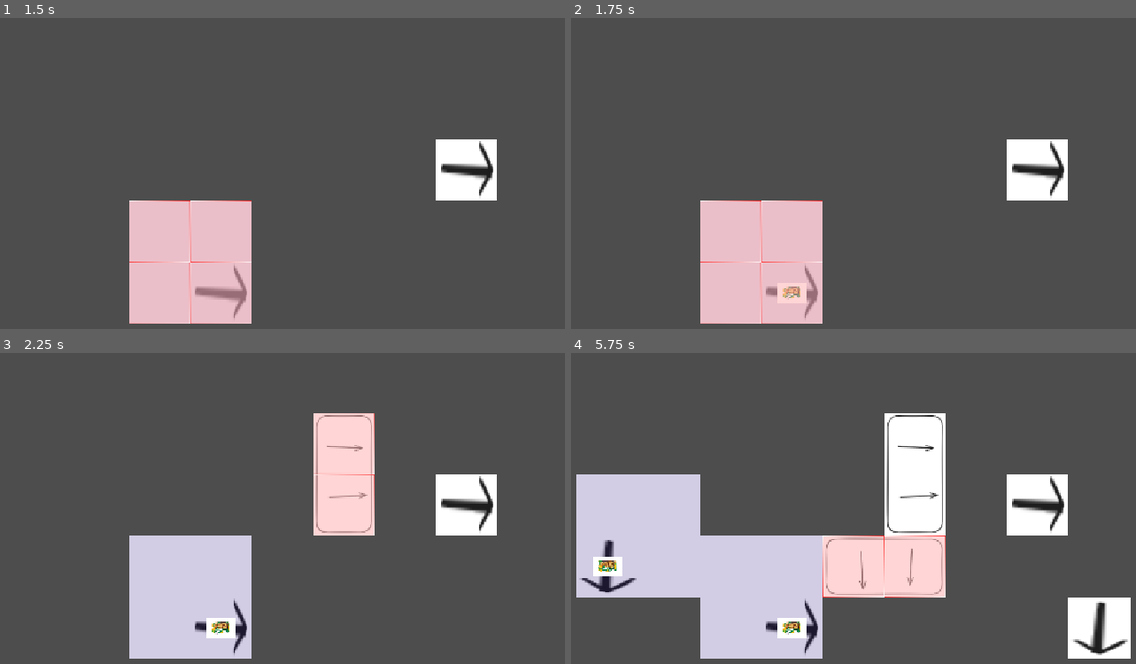
Above: before the commit, frames 1-4 (two rows, left to right).
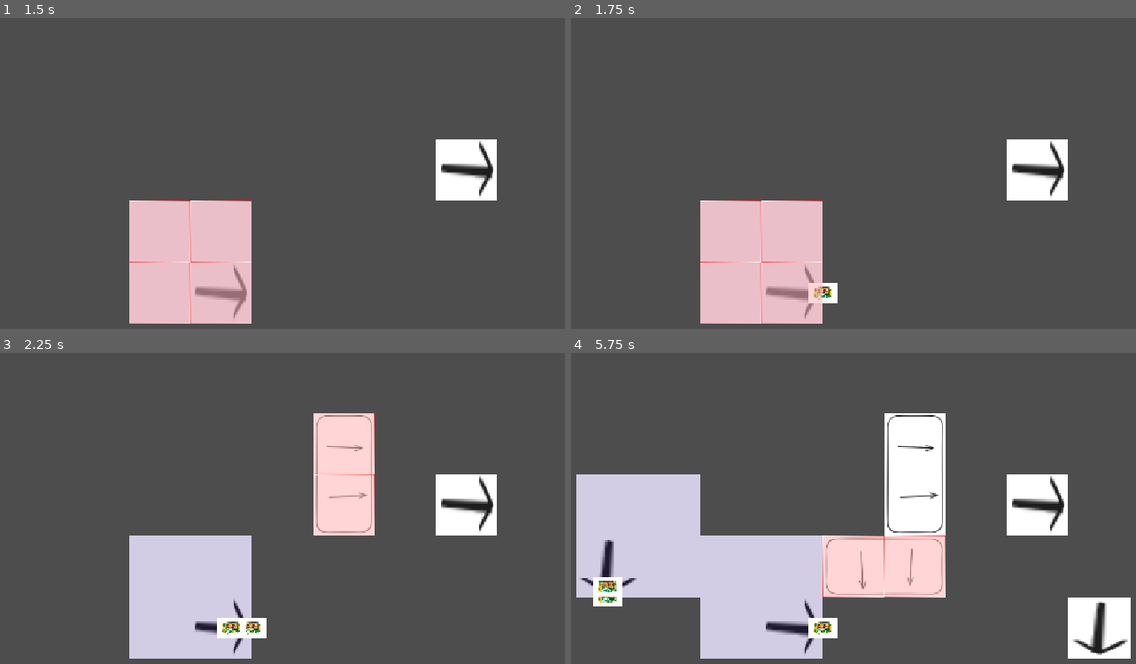
Above: after the commit, the same moments.

Repository: Schlutzkrapfen/Camara-Game
Game: Godot game, scene res://Levels/main_scene.tscn
The game is run twice, just before and just after one commit, with the same random seed, the same clock (stepped at 60 frames per second) and the same inputs.
Inputs (mouse positions are in pixels of both pictures, inside the frame that each line leads up to):
- Up to frame 1 (1.5 s): tap Enter at 0.5 s; move the mouse to (452, 198) at 0.52 s; tap 1 (Belt) at 0.6 s; click (452, 198) at 0.67 s; tap Space at 1.25 s; move the mouse to (158, 238) at 1.27 s; tap ' (Goo_maker) at 1.35 s; click (158, 238) at 1.42 s
- Up to frame 2 (1.75 s): no input
- Up to frame 3 (2.25 s): tap Enter at 2 s; move the mouse to (367, 464) at 2.02 s; tap 2 (Splitter) at 2.1 s; click (367, 464) at 2.17 s
- Up to frame 4 (5.75 s): move the mouse to (836, 632) at 2.77 s; tap R (roration) at 2.85 s; click (836, 632) at 2.92 s; tap Space at 3.5 s; move the mouse to (1079, 611) at 3.52 s; tap 1 (Belt) at 3.6 s; click (1079, 611) at 3.67 s; move the mouse to (655, 492) at 4.27 s; tap ' (Goo_maker) at 4.35 s; click (655, 492) at 4.42 s; move the mouse to (904, 552) at 5.02 s; tap 2 (Splitter) at 5.1 s; click (904, 552) at 5.17 s

Frame 1 is identical in both runs. In frame 2, 0.5% of the frame differs, in the area x 36-48%, y 85-92%; in frame 3, 0.6%; in frame 4, 1.5%, in the area x 3-48%, y 65-92%.
Error before the commit: Modulo by zero error in operator '%'. (res://script/spawner.gd:27)

Commit message:
items move

Diff:
--- /dev/null
+++ b/Levels/flow_field.gd
@@ -0,0 +1,47 @@
+extends Node
+@export var main_tile_map: TileMapLayer
+@export var speed:int =  1000
+var flowfield:Dictionary[Vector2,Global.TileTransform]
+var list_items:Array[Sprite2D]
+# Called when the node enters the scene tree for the first time.
+func _ready() -> void:
+	pass # Replace with function body.
+
+func append_flowfield(vec:Vector2, Rotation:Global.TileTransform):
+	flowfield.get_or_add(vec,Rotation)
+
+# Called every frame. 'delta' is the elapsed time since the previous frame.
+func append_list_items(node:Sprite2D):
+	list_items.append(node)
+func _process(delta: float) -> void:
+	for item in list_items:
+		var grid_pos: Vector2 = main_tile_map.local_to_map(item.global_position)
+		if flowfield.has(grid_pos):
+			var transform_data:Global.TileTransform = flowfield[grid_pos]
+			move_item(item,delta,transform_data,main_tile_map.to_global(main_tile_map.map_to_local(grid_pos)))
+
+
+func move_item(node:Sprite2D,delta:float,transform_data:Global.TileTransform,flowfield_global_pos:Vector2):
+	match transform_data:
+		Global.TileTransform.ROTATE_0:
+			print(flowfield_global_pos)
+			print(node.global_position)
+
+			var target_y := flowfield_global_pos.y
+
+			node.global_position.y = move_toward(node.position.y, target_y, speed * delta)
+			node.position.x += speed * delta
+		Global.TileTransform.ROTATE_90:
+			var target_x := flowfield_global_pos.x
+			node.position.x = move_toward(node.position.x, target_x, speed * delta)
+			node.position.y += speed * delta
+		Global.TileTransform.ROTATE_180:
+			var target_y := flowfield_global_pos.y
+			node.position.y = move_toward(node.position.y, target_y, speed * delta)
+			node.position.x -= speed * delta
+		Global.TileTransform.ROTATE_270:
+			var target_x := flowfield_global_pos.x
+			node.position.x = move_toward(node.position.x, target_x, speed * delta)
+			node.position.y -= speed * delta
+		_:
+			pass
--- a/Levels/main_scene.tscn
+++ b/Levels/main_scene.tscn
@@ -8,6 +8,7 @@
 [ext_resource type="Texture2D" uid="uid://b5w0sxaixnlhk" path="res://assets/Protype Factory/splitter.png" id="3_wr0fo"]
 [ext_resource type="Texture2D" uid="uid://cjxdymamhuqj0" path="res://assets/Protype Factory/goofactory.png" id="4_mc1i1"]
 [ext_resource type="Script" uid="uid://b7r4n585kvy5" path="res://script/spawner.gd" id="4_p8lrm"]
+[ext_resource type="Script" uid="uid://bko1gb6s0qt05" path="res://Levels/flow_field.gd" id="6_8rkvs"]
 [ext_resource type="Script" uid="uid://bi4ewvw0hvmxg" path="res://script/switch_factory.gd" id="8_wjs4o"]
 
 [sub_resource type="TileSetAtlasSource" id="TileSetAtlasSource_mne4e"]
@@ -66,13 +67,19 @@
 tile_set = SubResource("TileSet_nacyp")
 script = ExtResource("4_p8lrm")
 
+[node name="FlowField" type="Node" parent="MainTailMap" unique_id=20738206 node_paths=PackedStringArray("main_tile_map")]
+script = ExtResource("6_8rkvs")
+main_tile_map = NodePath("..")
+
 [node name="CheckIfBuild" type="TileMapLayer" parent="." unique_id=1360988074 node_paths=PackedStringArray("main_tileset")]
 tile_set = SubResource("TileSet_mne4e")
 physics_quadrant_size = 100
 script = ExtResource("1_72q2g")
 main_tileset = NodePath("../MainTailMap")
 
-[node name="Node" type="Node" parent="." unique_id=1143980631]
+[node name="SwitchBuilding" type="Node" parent="." unique_id=1143980631]
 script = ExtResource("8_wjs4o")
 
+[connection signal="item_spawned" from="MainTailMap" to="MainTailMap/FlowField" method="append_list_items"]
+[connection signal="new_flowmaptile_saved" from="MainTailMap" to="MainTailMap/FlowField" method="append_flowfield"]
 [connection signal="is_okay_to_build" from="CheckIfBuild" to="MainTailMap" method="check_building"]
--- a/Resourcen/conaer_belt.tres
+++ b/Resourcen/conaer_belt.tres
@@ -1,9 +1,10 @@
 [gd_resource type="Resource" script_class="BuildingResource" format=3 uid="uid://cwefkshq6k55c"]
 
-[ext_resource type="Script" uid="uid://bfdslnvcm5ykg" path="res://Resourcen/item_resource.gd" id="1_l3j0i"]
+[ext_resource type="Script" uid="uid://e10ksi240mgo" path="res://Resourcen/item_resource.gd" id="1_l3j0i"]
 [ext_resource type="Script" uid="uid://c46u5wpm1rwce" path="res://Resourcen/building_resource.gd" id="1_vavyw"]
-[ext_resource type="Resource" uid="uid://bvdqxr7232ip4" path="res://Resourcen/goo.tres" id="2_to4rq"]
 
 [resource]
 script = ExtResource("1_vavyw")
-output = Array[ExtResource("1_l3j0i")]([ExtResource("2_to4rq")])
+output_tile = Dictionary[Vector2i, int]({
+Vector2i(0, 0): 0
+})
--- a/items/goo.tscn
+++ b/items/goo.tscn
@@ -1,7 +1,9 @@
 [gd_scene format=3 uid="uid://okfpuqgbojjs"]
 
 [ext_resource type="Texture2D" uid="uid://b156hx6atwntv" path="res://assets/Protype Factory/OIP-3525223804.jpg" id="1_kyumw"]
+[ext_resource type="Script" uid="uid://c13qp403g0800" path="res://items/item_resources.gd" id="2_kyumw"]
 
 [node name="goo" type="Sprite2D" unique_id=2078084850]
 scale = Vector2(0.1, 0.1)
 texture = ExtResource("1_kyumw")
+script = ExtResource("2_kyumw")
--- /dev/null
+++ b/items/item_resources.gd
@@ -0,0 +1,11 @@
+extends Sprite2D
+
+
+# Called when the node enters the scene tree for the first time.
+func _ready() -> void:
+	pass # Replace with function body.
+
+
+# Called every frame. 'delta' is the elapsed time since the previous frame.
+func _process(delta: float) -> void:
+	pass
--- a/script/spawner.gd
+++ b/script/spawner.gd
@@ -2,9 +2,12 @@
 
 
 @onready var tilemap:TileMapLayer =  self
-
+signal new_flowmaptile_saved(postion,transform)
+signal item_spawned(Node2d)
 var is_okay_to_build:bool = true
 var current_builds:Array[BuildingResource]
+
+
 
 # Called when the node enters the scene tree for the first time.
 func _ready() -> void:
@@ -22,6 +25,8 @@
 				output_items(factoy)
 				factoy.cur_time = 0
 
+
+
 func output_items(factory):
 	for item_resource in factory.output:
 		var current_size:int = factory.last_output% factory.output_tile.size()
@@ -31,8 +36,8 @@
 		item.global_position = tilemap.to_global(
 		tilemap.map_to_local(factory.position + Global.get_rotation_out_of_size(keys[current_size].x,keys[current_size].y,factory.build_rotation))
 )
-		print(tilemap.to_global(map_to_local(factory.position)))
 		add_child(item)
+		emit_signal("item_spawned",item)
 
 
 func _input(event: InputEvent) -> void:
@@ -57,7 +62,8 @@
 	for x in Global.factory_list[Global.current_house].size.x:
 		for y in Global.factory_list[Global.current_house].size.y:
 			var local_tile =  Vector2i(x,y)
-			var tiles =tile+ Global.get_rotation_out_of_size(x ,y)
+			var tiles = tile + Global.get_rotation_out_of_size(x ,y)
+			emit_signal("new_flowmaptile_saved",tiles,Global.currentrotation)
 			tilemap.set_cell(tiles,Global.factory_list[Global.current_house].tilemap_id,Global.factory_list[Global.current_house].position_tilemap+local_tile,Global.currentrotation)
 	Global.factory_list[Global.current_house].position = tile
 	Global.factory_list[Global.current_house].build_rotation = Global.currentrotation
Not shown, added: Levels/flow_field.gd.uid
Not shown, added: items/item_resources.gd.uid
